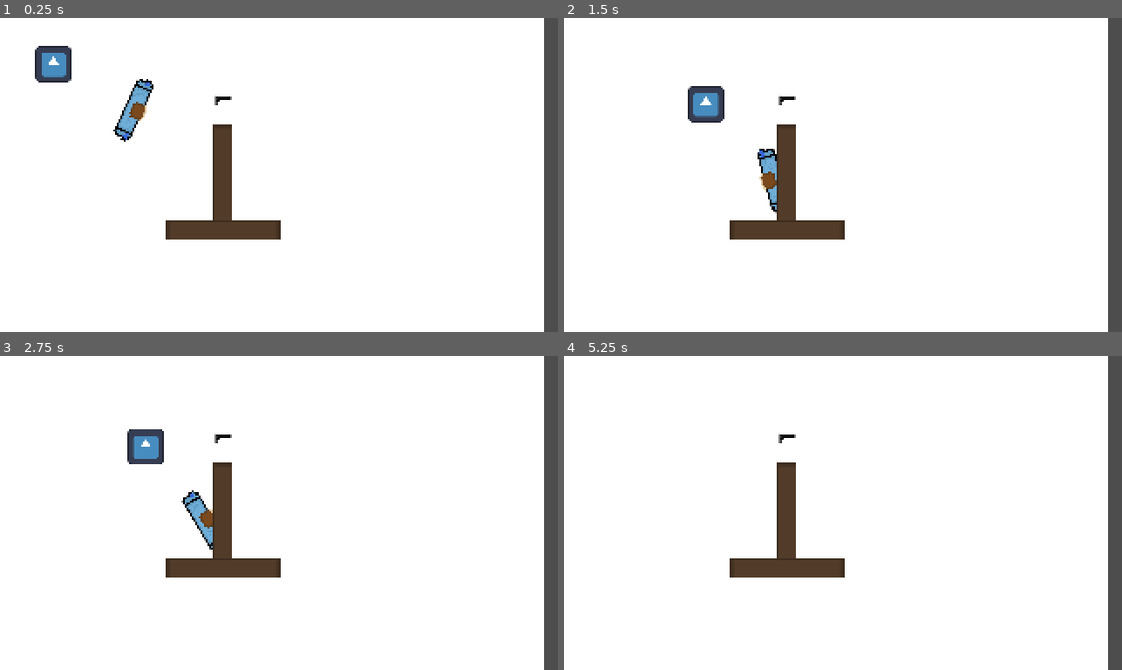
Above: before the commit, frames 1-4 (two rows, left to right).
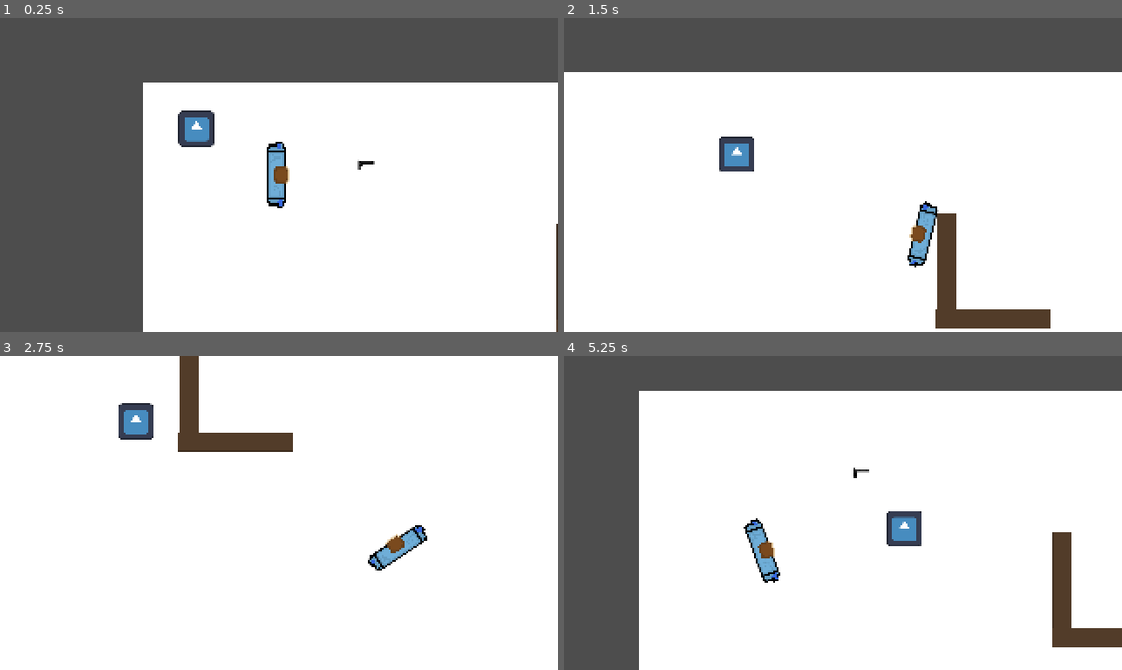
Above: after the commit, the same moments.

Repository: jarinjuan/ZizkovskaLajna
Game: Godot game, scene res://room.tscn
The game is run twice, just before and just after one commit, with the same random seed, the same clock (stepped at 60 frames per second) and the same inputs. The engine's default icon, where the game draws it, is replaced by a stand-in: a white triangle on a blue panel in a dark square.
Inputs (mouse positions are in pixels of both pictures, inside the frame that each line leads up to):
- Up to frame 1 (0.25 s): no input
- Up to frame 2 (1.5 s): tap Enter at 0.5 s; move the mouse to (965, 159) at 0.52 s; hold D (move_right) 0.53-1.28 s; right-click (965, 159) at 0.6 s; move the mouse to (731, 190) at 1.27 s; hold S (move_down) from 1.28 s (still down); right-click (731, 190) at 1.35 s
- Up to frame 3 (2.75 s): move the mouse to (334, 443) at 2.02 s; release S (move_down) at 2.03 s; hold D (move_right) from 2.03 s (still down); right-click (334, 443) at 2.1 s
- Up to frame 4 (5.25 s): move the mouse to (815, 575) at 2.77 s; release D (move_right) at 2.78 s; hold W (move_up) 2.78-3.53 s; right-click (815, 575) at 2.85 s; move the mouse to (1010, 560) at 3.52 s; hold A (move_left) 3.53-5.03 s; right-click (1010, 560) at 3.6 s; move the mouse to (675, 465) at 4.27 s; right-click (675, 465) at 4.35 s; move the mouse to (870, 513) at 5.02 s; hold S (move_down) from 5.03 s (still down); right-click (870, 513) at 5.1 s

The runs differ from the first frame. In frame 1, 46% of the frame differs, in the area x 0-100%, y 0-100%; in frame 2, 26%; in frame 3, 9.3%; in frame 4, 30%.

Commit message:
added a camera following player

Diff:
--- a/zizkovskalajna/WoodWall.tscn
+++ b/zizkovskalajna/WoodWall.tscn
@@ -1,9 +1,9 @@
 [gd_scene load_steps=3 format=3 uid="uid://bahjxjda5wgf6"]
 
-[ext_resource type="Texture2D" uid="uid://so5tfux2xjcc" path="res://Assets/wallSprite.png" id="1_h1u01"]
+[ext_resource type="Texture2D" uid="uid://b3127gxcahgfr" path="res://Assets/OutsideWall.png" id="1_h1u01"]
 
 [sub_resource type="RectangleShape2D" id="RectangleShape2D_x5k2b"]
-size = Vector2(10, 42)
+size = Vector2(10, 66)
 
 [node name="StaticBody2D" type="StaticBody2D"]
 
--- a/zizkovskalajna/player.gd
+++ b/zizkovskalajna/player.gd
@@ -24,3 +24,6 @@
 func pick_up_weapon(weapon):
 	current_weapon = weapon.weapon_name
 	print("zvednuto: " + current_weapon) #kontrola jak to de
+
+func _process(delta):
+	rotate(get_angle_to(get_global_mouse_position()))
--- a/zizkovskalajna/player.tscn
+++ b/zizkovskalajna/player.tscn
@@ -1,22 +1,21 @@
-[gd_scene load_steps=4 format=3 uid="uid://c2xfro0t7ilr6"]
+[gd_scene load_steps=2 format=3 uid="uid://c2xfro0t7ilr6"]
 
-[ext_resource type="Script" uid="uid://b865s1sv1xsyx" path="res://marker_2d.gd" id="1_onrkg"]
 [ext_resource type="Texture2D" uid="uid://d4ma4ykc13c60" path="res://Assets/sprite_beta_player.png" id="2_onrkg"]
-
-[sub_resource type="RectangleShape2D" id="RectangleShape2D_onrkg"]
-size = Vector2(11.5, 47)
 
 [node name="Player" type="CharacterBody2D"]
 
-[node name="Marker2D" type="Marker2D" parent="."]
-script = ExtResource("1_onrkg")
-
-[node name="Sprite2D" type="Sprite2D" parent="Marker2D"]
+[node name="Sprite2D" type="Sprite2D" parent="."]
 position = Vector2(-1, 4.76837e-07)
 rotation = 1.5708
 scale = Vector2(0.11712, 0.0950831)
 texture = ExtResource("2_onrkg")
 
-[node name="CollisionShape2D" type="CollisionShape2D" parent="."]
-position = Vector2(-1.25, -0.5)
-shape = SubResource("RectangleShape2D_onrkg")
+[node name="CollisionPolygon2D" type="CollisionPolygon2D" parent="."]
+position = Vector2(-1, 0)
+polygon = PackedVector2Array(-6, -19, -6, 19, 5, 19, 5, -19)
+
+[node name="Camera2D" type="Camera2D" parent="."]
+position_smoothing_enabled = true
+rotation_smoothing_enabled = true
+drag_horizontal_enabled = true
+drag_vertical_enabled = true
--- a/zizkovskalajna/room.tscn
+++ b/zizkovskalajna/room.tscn
@@ -15,9 +15,9 @@
 
 [node name="Background" type="ColorRect" parent="."]
 z_index = -2
-offset_left = -8.0
-offset_right = 312.0
+offset_right = 320.0
 offset_bottom = 180.0
+scale = Vector2(5, 5)
 
 [node name="Player" parent="." instance=ExtResource("1_88gup")]
 position = Vector2(78, 53)
@@ -49,8 +49,17 @@
 disabled = true
 
 [node name="WoodWall" parent="." instance=ExtResource("7_8cv3p")]
-position = Vector2(128, 94)
+position = Vector2(243, 114)
 
 [node name="StaticBody2D" parent="." instance=ExtResource("7_8cv3p")]
-position = Vector2(128, 122)
-rotation = 1.5708
+position = Vector2(270, 142)
+rotation = -1.5708
+
+[node name="StaticBody2D2" parent="." instance=ExtResource("7_8cv3p")]
+position = Vector2(376, 405)
+
+[node name="StaticBody2D3" parent="." instance=ExtResource("7_8cv3p")]
+position = Vector2(376, 471)
+
+[node name="StaticBody2D4" parent="." instance=ExtResource("7_8cv3p")]
+position = Vector2(376, 536)
Binary file added: zizkovskalajna/Assets/OutsideWall.png
Not shown, added: zizkovskalajna/Assets/OutsideWall.png.import
